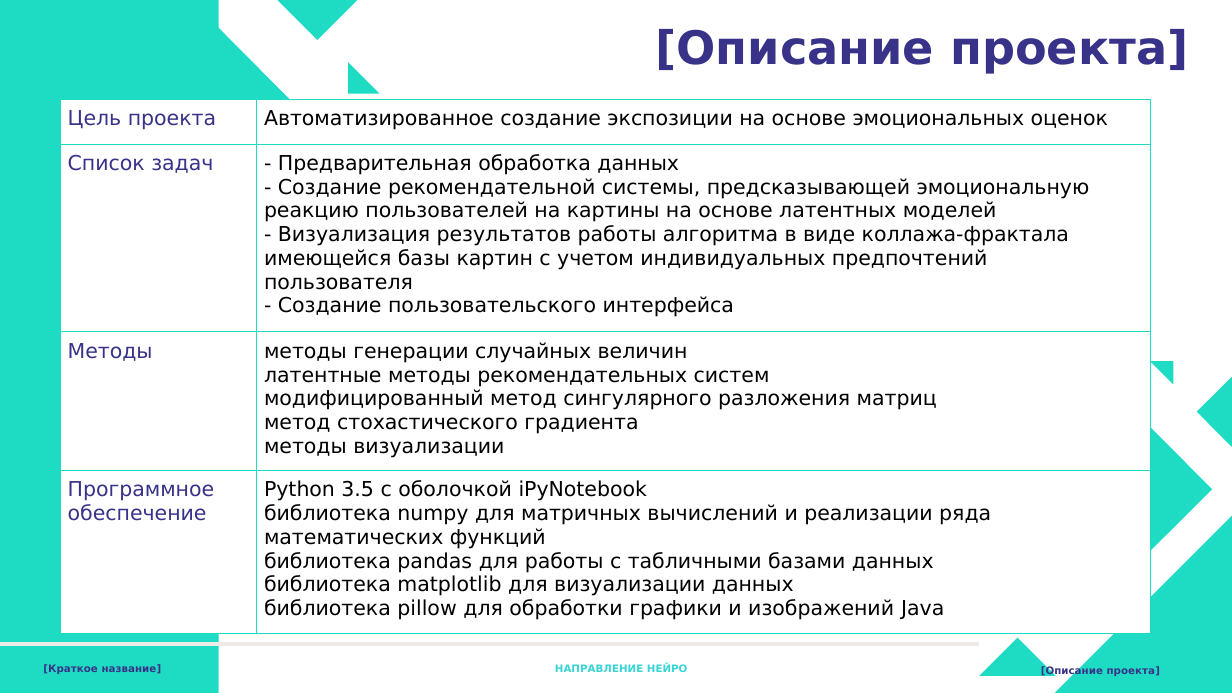
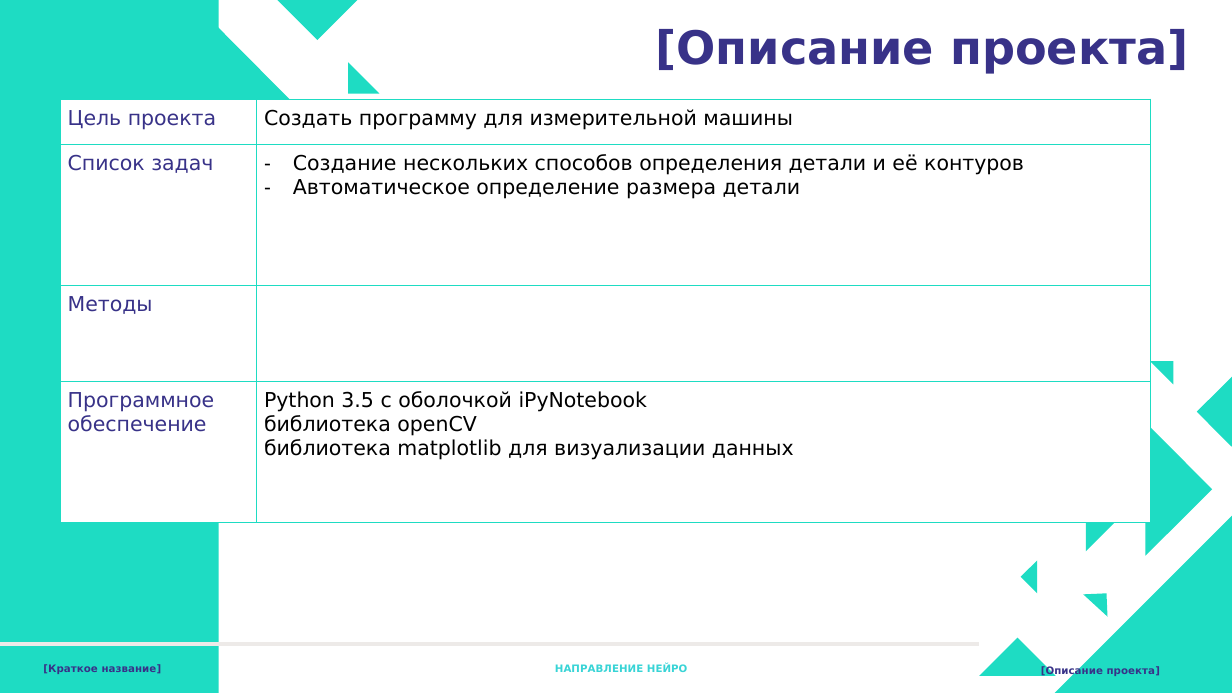
Before and after one commit to Arava003/kalashnikov_project, a slide deck: slide 4 of Шаблон для Нейро для защиты.pptx. Drawn at 1232x693 pixels with LibreOffice and Linux fonts; fonts in the diff are those of the drawing. Boxes give left, top, right and bottom in pixels: in the first picture for what was removed or moved away, otherwise in the second. Text is boxed around its words. In the diff, an @@ line names an element or a change of style, - is before the commit and + after.

```diff
--- a/Шаблон для Нейро для защиты.pptx
+++ b/Шаблон для Нейро для защиты.pptx
@@ table at (60, 99, 1150, 523) @@
-row 1, column 2: Автоматизированное создание экспозиции на основе эмоциональных оценок
+row 1, column 2: Создать программу для измерительной машины
-row 2, column 2: - Предварительная обработка данных / - Создание рекомендательной системы, предсказывающей эмоциональную реакцию пользователей на картины на основе латентных моделей / - Визуализация результатов работы алгоритма в виде коллажа-фрактала имеющейся базы картин с учетом индивидуальных предпочтений пользователя / - Создание пользовательского интерфейса
+row 2, column 2: Создание нескольких способов определения детали и её контуров / Автоматическое определение размера детали
-row 3, column 2: методы генерации случайных величин / латентные методы рекомендательных систем / модифицированный метод сингулярного разложения матриц / метод стохастического градиента / методы визуализации
+row 3, column 2: 
-row 4, column 2: Python 3.5 с оболочкой iPyNotebook / библиотека numpy для матричных вычислений и реализации ряда математических функций / библиотека pandas для работы с табличными базами данных / библиотека matplotlib для визуализации данных / библиотека pillow для обработки графики и изображений Java
+row 4, column 2: Python 3.5 с оболочкой iPyNotebook / библиотека openCV / библиотека matplotlib для визуализации данных
```
Also in this commit, not shown: 6 other slides changed, 28 other files.
